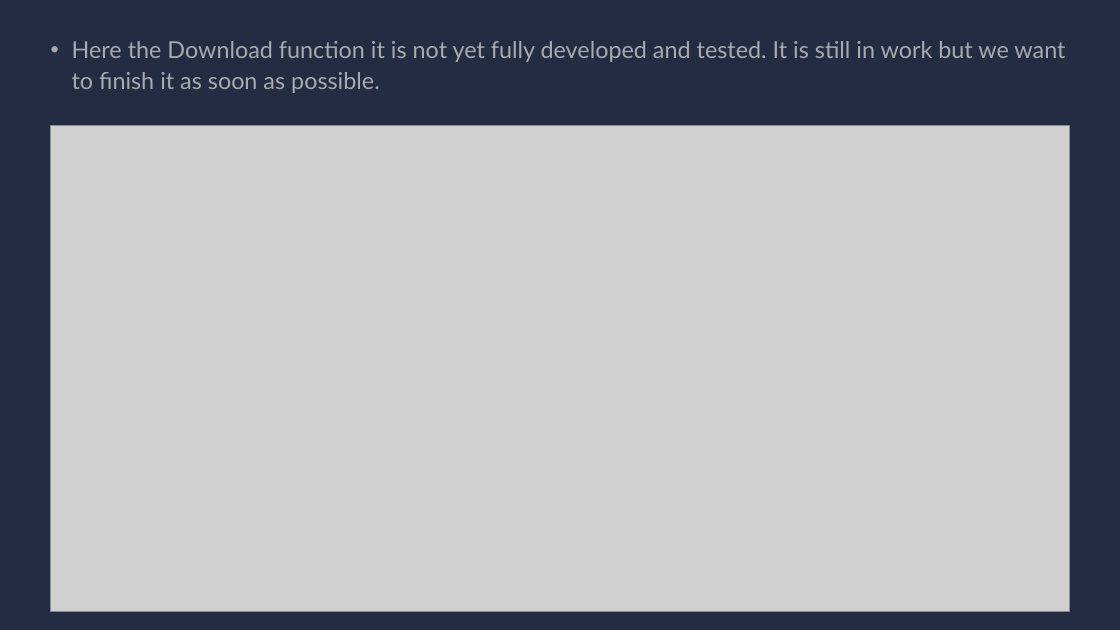
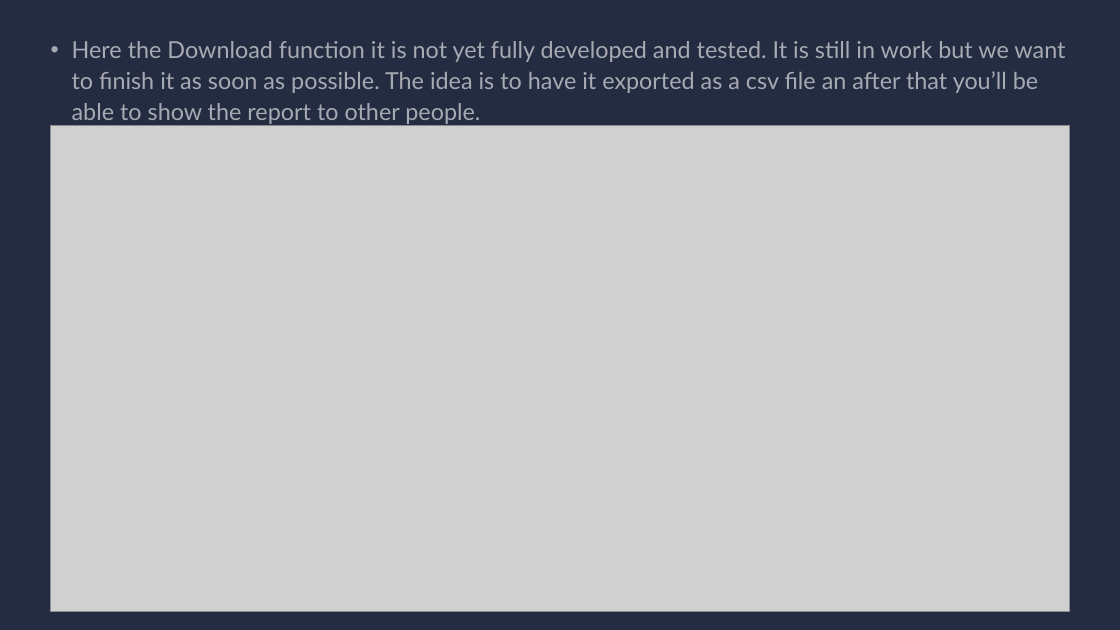
Before and after one commit to mariusalexandrunastasa/trainingsDB, a slide deck: slide 10 of TrainingDB_NNT.pptx. Drawn at 1120x630 pixels with LibreOffice and Linux fonts; fonts in the diff are those of the drawing; grey boxes stand for pictures. Boxes give left, top, right and bottom in pixels: in the first picture for what was removed or moved away, otherwise in the second. Text is boxed around its words. In the diff, an @@ line names an element or a change of style, - is before the commit and + after.

```diff
--- a/TrainingDB_NNT.pptx
+++ b/TrainingDB_NNT.pptx
@@ text at box(72, 41, 1065, 126): text changed @@
-• Here the Download function it is not yet fully developed and tested. It is still in work but we want to finish it as soon as possible.
+• Here the Download function it is not yet fully developed and tested. It is still in work but we want to finish it as soon as possible. The idea is to have it exported as a csv file an after that you’ll be able to show the report to other people.
```
Also in this commit, not shown: 2 other slides changed, 1 other file.
